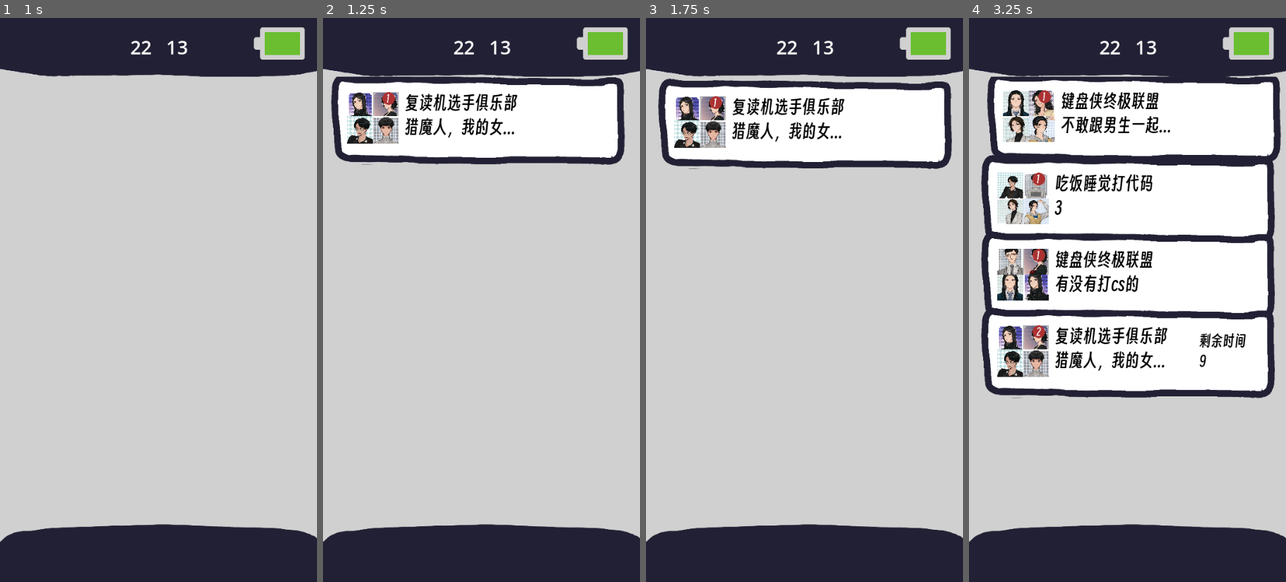
Above: before the commit, frames 1-4 (left to right).
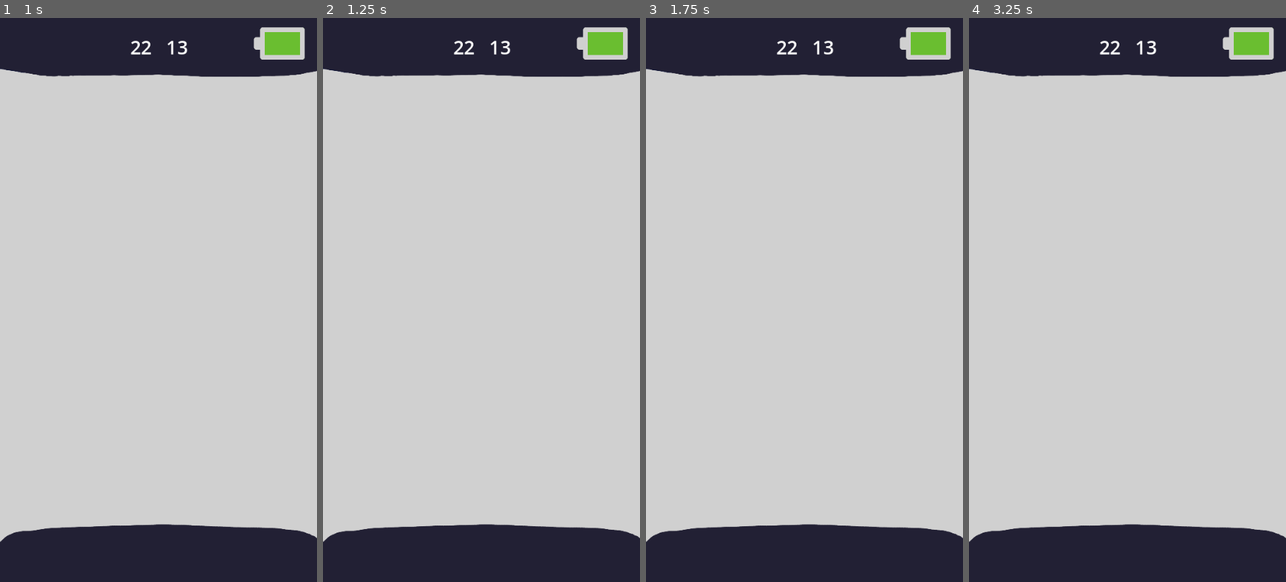
Above: after the commit, the same moments.

Repository: zhitian111/chat-bubble
Game: Godot game, scene res://inf_mode/inf_mode_chat_board.tscn
Same seed, same stepped clock (60 frames per second), same inputs: the game is played once before the commit and once after it. This scene is started directly instead of the project's main scene. The engine's default icon, where the game draws it, is replaced by a stand-in: a white triangle on a blue panel in a dark square.
Inputs (mouse positions are in pixels of both pictures, inside the frame that each line leads up to):
- Up to frame 1 (1 s): tap Enter at 0.5 s; move the mouse to (228, 271) at 0.52 s; click (228, 271) at 0.67 s
- Up to frame 2 (1.25 s): no input
- Up to frame 3 (1.75 s): move the mouse to (741, 328) at 1.27 s; click (741, 328) at 1.42 s
- Up to frame 4 (3.25 s): tap Space at 2 s; move the mouse to (1159, 175) at 2.02 s; click (1159, 175) at 2.17 s; move the mouse to (1111, 412) at 2.77 s; click (1111, 412) at 2.92 s

Frame 1 is identical in both runs. In frame 2, 14% of the frame differs, in the area x 2-96%, y 10-27%; in frame 3, 14%; in frame 4, 50%, in the area x 3-99%, y 10-68%.

Commit message:
contributor

Diff:
--- a/characters/animation_player.gd
+++ b/characters/animation_player.gd
@@ -19,29 +19,29 @@
 		var animation_name = animations[current_animation_index]
 		play(animation_name) # 播放当前动画
 		current_animation_index += 1
-	else:
-		print("所有动画播放完毕")
+	# else:
+		# print("所有动画播放完毕")
 
 # 动画播放完毕时的回调函数
 func _on_animation_finished(anim_name: String) -> void:
-	print("动画 '" + anim_name + "' 播放完毕")
+	# print("动画 '" + anim_name + "' 播放完毕")
 	play_next_animation() # 播放下一个动画
 
 # 接收选择结果
 func _on_choose_sentence_value_chosen(count: String, chat_name: String) -> void:
 	choice[chat_name] = count
-	print("用户选择:", count, "聊天名称:", chat_name)
+	# print("用户选择:", count, "聊天名称:", chat_name)
 
 # 根据选择播放对应动画
 func choose(chat_name: String, option: String, next_animation: String) -> void:
 	if not choice.has(chat_name):
-		print("错误: 无法找到聊天名称", chat_name)
+		# print("错误: 无法找到聊天名称", chat_name)
 		return
 
 	if choice[chat_name] == option:
 		play(next_animation)
-	else:
-		print("选择不匹配, 当前选择为:", choice[chat_name])
+	# else:
+		# print("选择不匹配, 当前选择为:", choice[chat_name])
 func bad_ending():
 	game.finish_w=true
 	if game.good_ending:
@@ -50,9 +50,9 @@
 		pass
 	else:
 		game.bad_ending=true
-	print("peace:", game.peace_ending)
-	print("good:", game.good_ending)
-	print("bad:", game.bad_ending)
+	# print("peace:", game.peace_ending)
+	# print("good:", game.good_ending)
+	# print("bad:", game.bad_ending)
 func good_ending():
 	game.finish_l=true
 	game.good_ending = true
--- a/chat/chat.gd
+++ b/chat/chat.gd
@@ -32,6 +32,10 @@
 
 
 func _ready():
+
+	time_length = randi_range(12 + game.time_range_subscript,12 - game.time_range_subscript)
+
+
 	buttons.button_1.pressed.connect(dialogs.add_label.bind(buttons.text1,"me"))
 	buttons.button_2.pressed.connect(dialogs.add_label.bind(buttons.text2,"me"))
 	buttons.button_3.pressed.connect(dialogs.add_label.bind(buttons.text3,"me"))
@@ -59,6 +63,8 @@
 
 	$miss.visible = false
 	$complete.visible = false
+
+
 
 func start_choosing():
 	buttons.visible = true
@@ -88,11 +94,11 @@
 	chosen.emit()
 	var rate
 	if timer.time_left * 1.0 < 1.0/3.0*time_length:
-		rate = 1
+		rate = 3
 	elif timer.time_left * 1.0 >= 1.0/3.0*time_length && timer.time_left * 1.0 <= 2.0/3.0*time_length:
 		rate = 2
 	else:
-		rate = 3
+		rate = 1
 	script_chosen.emit(timer.time_left,rate,chat_name)
 
 	dialogs.add_label(buttons.text1,"me")
@@ -114,7 +120,7 @@
 	chosen.emit()
 	if timer.time_left * 1.0 < 1.0/3.0*time_length:
 		var rate = rating.instantiate()
-		rate.set_type(rate.rating.nice)
+		rate.set_type(rate.rating.perfect)
 		self.add_child(rate)
 
 		rate.start()
@@ -132,7 +138,7 @@
 
 	if timer.time_left * 1.0 > 2.0/3.0*time_length:
 		var rate = rating.instantiate()
-		rate.set_type(rate.rating.perfect)
+		rate.set_type(rate.rating.nice)
 		self.add_child(rate)
 
 		rate.start()
--- a/chat_board.gd
+++ b/chat_board.gd
@@ -11,17 +11,17 @@
 	camera.make_current()
 	for c in characters.get_children():
 		chat_objs[c.chat_name]=c
-	print(chat_objs)
+	# print(chat_objs)
 	for c in chat_objs.values():
 		c.connect("all_info", Callable(self, "_on_all_info_received"))
 		c.connect("back",Callable(self,"_on_chat_back"))
 		c.connect("chosen",Callable(self,"chosen").bind(c))
-	print(chat_objs)
+	# print(chat_objs)
 func _on_all_info_received(message: String, poster: String, time: int, name: String, _camera: Camera2D) -> void:
 	add_chat(game.avatars[name], name, message, float(time))
 	cameras[name]=_camera
 func add_chat(path: String, namee: String, textt: String, timee: float):
-	print(chats)
+	# print(chats)
 	if !chats.has(namee):
 		var c = chat.instantiate()
 		vbox.add_child(c)
@@ -38,7 +38,7 @@
 func chosen(sender:Node):
 	for key in chat_objs.keys():
 		if chat_objs[key] == sender:
-			print(key)
+			# print(key)
 			chats[key].chosen()
 func _on_chat_button_pressed(sender: Node):
 	for key in chats.keys():
--- a/chat_bubble/others/others_bubble.gd
+++ b/chat_bubble/others/others_bubble.gd
@@ -17,7 +17,7 @@
 			$avatar.texture = load(game.avatars[user_name])
 	else:
 		var avatar_keys = game.avatars.keys()  # 获取所有键（用户名）
-		print(avatar_keys)
+		# print(avatar_keys)
 		if avatar_keys.size() > 0:  # 确保有头像可以选择
 			var random_key = avatar_keys[randi() % avatar_keys.size()]  # 随机选择一个键
 			$avatar.texture = load(game.avatars[random_key])
--- /dev/null
+++ b/contributer/contributer.gd
@@ -0,0 +1,11 @@
+extends Control
+
+func _ready() -> void:
+	var tween = get_tree().create_tween()
+	self.modulate = Color(1,1,1,0)
+	tween.tween_property(self,"modulate",Color(1,1,1,1),0.5)
+
+func _input(event: InputEvent) -> void:
+	if event is InputEventMouseButton:
+		if event.pressed:
+			get_tree().change_scene_to_file("res://desktop/desktop.tscn")
--- /dev/null
+++ b/contributer/contributer.tscn
@@ -0,0 +1,96 @@
+[gd_scene load_steps=5 format=3 uid="uid://klxfvif1xc2i"]
+
+[ext_resource type="Script" path="res://contributer/contributer.gd" id="1_afs4j"]
+[ext_resource type="LabelSettings" uid="uid://defhh4qfxkvd8" path="res://contributer/new_label_settings.tres" id="1_e4ebf"]
+[ext_resource type="LabelSettings" uid="uid://dhaqcfxdubn0o" path="res://inf_mode/unlock/new_label_settings.tres" id="2_g5xni"]
+
+[sub_resource type="LabelSettings" id="LabelSettings_toh3r"]
+font_size = 24
+font_color = Color(0.25098, 0.25098, 0.25098, 1)
+
+[node name="contributer" type="Control"]
+layout_mode = 3
+anchors_preset = 15
+anchor_right = 1.0
+anchor_bottom = 1.0
+grow_horizontal = 2
+grow_vertical = 2
+script = ExtResource("1_afs4j")
+
+[node name="Label" type="Label" parent="."]
+layout_mode = 0
+offset_top = 559.0
+offset_right = 540.0
+offset_bottom = 647.0
+text = "鸣谢"
+label_settings = ExtResource("1_e4ebf")
+horizontal_alignment = 1
+vertical_alignment = 1
+
+[node name="Label2" type="Label" parent="."]
+layout_mode = 0
+offset_right = 540.0
+offset_bottom = 88.0
+text = "贡献者"
+label_settings = ExtResource("1_e4ebf")
+horizontal_alignment = 1
+vertical_alignment = 1
+
+[node name="Label3" type="Label" parent="."]
+layout_mode = 0
+offset_top = 97.0
+offset_right = 539.0
+offset_bottom = 331.0
+text = "程序
+kasss233
+https://github.com/kasss233
+zhitian111
+https://github.com/zhitian111
+美术
+crest
+https://github.com/MincerGitHub
+lynn"
+label_settings = ExtResource("2_g5xni")
+horizontal_alignment = 1
+vertical_alignment = 1
+
+[node name="Label4" type="Label" parent="."]
+layout_mode = 0
+offset_top = 647.0
+offset_right = 539.0
+offset_bottom = 740.0
+text = "candy 提供音乐音效
+shuaishuai 提供部分美术资源"
+label_settings = ExtResource("2_g5xni")
+horizontal_alignment = 1
+vertical_alignment = 1
+
+[node name="Label5" type="Label" parent="."]
+layout_mode = 0
+offset_top = 740.0
+offset_right = 539.0
+offset_bottom = 828.0
+text = "项目链接"
+label_settings = ExtResource("1_e4ebf")
+horizontal_alignment = 1
+vertical_alignment = 1
+
+[node name="Label6" type="Label" parent="."]
+layout_mode = 0
+offset_top = 828.0
+offset_right = 539.0
+offset_bottom = 862.0
+text = "https://github.com/zhitian111/chat-bubble"
+label_settings = SubResource("LabelSettings_toh3r")
+horizontal_alignment = 1
+vertical_alignment = 1
+
+[node name="Label7" type="Label" parent="."]
+layout_mode = 0
+offset_top = 881.0
+offset_right = 539.0
+offset_bottom = 926.0
+text = "单击任意位置返回主界面"
+label_settings = ExtResource("2_g5xni")
+horizontal_alignment = 1
+vertical_alignment = 1
--- /dev/null
+++ b/contributer/new_label_settings.tres
@@ -0,0 +1,5 @@
+[gd_resource type="LabelSettings" format=3 uid="uid://defhh4qfxkvd8"]
+
+[resource]
+font_size = 64
+font_color = Color(0.25098, 0.25098, 0.25098, 1)
--- a/desktop/blue.gd
+++ b/desktop/blue.gd
@@ -4,7 +4,7 @@
 
 func _on_button_button_down() -> void:
 	get_tree().change_scene_to_file("res://desktop/desktop.tscn")
-	print("重启")
+	# print("重启")
 func _input(event: InputEvent) -> void:
 	if event is InputEventMouseButton:
 		if event.pressed && can_back:
--- a/dialogs/dialogs.gd
+++ b/dialogs/dialogs.gd
@@ -7,7 +7,7 @@
 var mine_bubble = preload("res://chat_bubble/mine/mine_bubble.tscn")
 var others_bubble = preload("res://chat_bubble/others/others_bubble.tscn")
 func set_choice(choice1:String,choice2:String,choice3:String):
-	print(choice1,choice2,choice3)
+	# print(choice1,choice2,choice3)
 	choose.set_text(choice1,choice2,choice3)
 func _ready() -> void:
 	if get_parent():
--- a/game.gd
+++ b/game.gd
@@ -40,3 +40,6 @@
 var red_points: int = 0
 var group_reply: bool = false
 var auto_reply: bool = false
+
+
+var time_range_subscript = 0
--- /dev/null
+++ b/inf_mode/difficulty_timer.gd
@@ -0,0 +1,7 @@
+extends Timer
+
+func _on_timeout() -> void:
+
+	get_parent().stop()
+	get_parent().wait_time *= 0.8
+	get_parent().start()
--- a/inf_mode/inf_characters.gd
+++ b/inf_mode/inf_characters.gd
@@ -3,6 +3,8 @@
 var chat = preload("res://chat/chat.tscn")
 var start_position = Vector2(540,0)
 var count = 0
+var probability = 0.4
+
 func _ready() -> void:
 	$"../Timer".start()
 
@@ -22,7 +24,24 @@
 		# if i.is_shaking:
 		# 	print("shake")
 		# 	return
-	var tem = randi()%4
-	if tem == 0:
+	var tem = randf_range(0,1)
+
+	if tem >= probability:
 		create_new_chat()
 		count+=1
+
+func _on_probability_timer_timeout() -> void:
+
+	probability *= 0.8
+
+	pass # Replace with function body.
+
+
+func _on_range_timer_timeout() -> void:
+
+	if game.time_range_subscript == 6:
+		return
+
+	game.time_range_subscript += 1
+	# print(game.time_range_subscript)
+	pass # Replace with function body.
--- a/inf_mode/inf_mode_chat_board.gd
+++ b/inf_mode/inf_mode_chat_board.gd
@@ -26,7 +26,7 @@
 		c.connect("all_info", Callable(self, "_on_all_info_received"))
 		c.connect("back",Callable(self,"_on_chat_back"))
 		c.connect("chosen",Callable(self,"chosen").bind(c))
-	print(chat_objs)
+	# print(chat_objs)
 
 func dynamic_add_chat(new_chat)->void:
 	chat_objs[new_chat.chat_name] = new_chat
@@ -70,7 +70,7 @@
 func chosen(sender:Node):
 	for key in chat_objs.keys():
 		if chat_objs[key] == sender:
-			print(key)
+			# print(key)
 			chats[key].chosen()
 func _on_chat_button_pressed(sender: Node):
 	for key in chats.keys():
--- a/inf_mode/inf_mode_chat_board.tscn
+++ b/inf_mode/inf_mode_chat_board.tscn
@@ -1,8 +1,9 @@
-[gd_scene load_steps=16 format=3 uid="uid://clj5183xngyuf"]
+[gd_scene load_steps=17 format=3 uid="uid://clj5183xngyuf"]
 
 [ext_resource type="Script" path="res://inf_mode/inf_mode_chat_board.gd" id="1_y7vlg"]
 [ext_resource type="Texture2D" uid="uid://sn53n2kcr5uw" path="res://assets/menu/menu_top.png" id="2_c00ie"]
 [ext_resource type="Texture2D" uid="uid://ci1jympqhobx" path="res://assets/menu/menu_bottom.png" id="3_c8imd"]
+[ext_resource type="Script" path="res://inf_mode/difficulty_timer.gd" id="4_uafl0"]
 [ext_resource type="Script" path="res://inf_mode/inf_characters.gd" id="4_xa7pj"]
 [ext_resource type="Texture2D" uid="uid://hxwftcm3kfmr" path="res://assets/skill/group_message.png" id="5_5vn5r"]
 [ext_resource type="Script" path="res://inf_mode/mass_mailing.gd" id="6_gmw02"]
@@ -83,7 +84,18 @@
 position = Vector2(270, 480)
 
 [node name="Timer" type="Timer" parent="."]
-wait_time = 0.1
+wait_time = 0.8
+
+[node name="difficulty_timer" type="Timer" parent="Timer"]
+wait_time = 10.0
+script = ExtResource("4_uafl0")
+
+[node name="probability_timer" type="Timer" parent="Timer"]
+wait_time = 5.0
+
+[node name="range_timer" type="Timer" parent="Timer"]
+wait_time = 5.0
+autostart = true
 
 [node name="characters" type="Control" parent="."]
 anchors_preset = 0
@@ -175,6 +187,9 @@
 [node name="Timer" type="Timer" parent="time"]
 
 [connection signal="timeout" from="Timer" to="characters" method="_on_timer_timeout"]
+[connection signal="timeout" from="Timer/difficulty_timer" to="Timer/difficulty_timer" method="_on_timeout"]
+[connection signal="timeout" from="Timer/probability_timer" to="characters" method="_on_probability_timer_timeout"]
+[connection signal="timeout" from="Timer/range_timer" to="characters" method="_on_range_timer_timeout"]
 [connection signal="pressed" from="mass_mailing" to="." method="_on_mass_mailing_pressed"]
 [connection signal="pressed" from="mass_mailing" to="mass_mailing" method="_on_pressed"]
 [connection signal="timeout" from="mass_mailing/cd_timer" to="mass_mailing" method="_on_cd_timer_timeout"]
--- a/shop/shop.gd
+++ b/shop/shop.gd
@@ -10,8 +10,8 @@
 		if game.red_points >= 100:
 			game.group_reply = true
 			game.red_points -= 100
-		else:
-			print("not enough red_points")
+		# else:
+			# print("not enough red_points")
 
 
 func _on_auto_reply_button_down() -> void:
@@ -22,8 +22,8 @@
 		if game.red_points >= 100:
 			game.auto_reply = true
 			game.red_points -= 100
-		else:
-			print("not enough red_points")
+		# else:
+			# print("not enough red_points")
 
 
 func _on_back_button_down() -> void:
